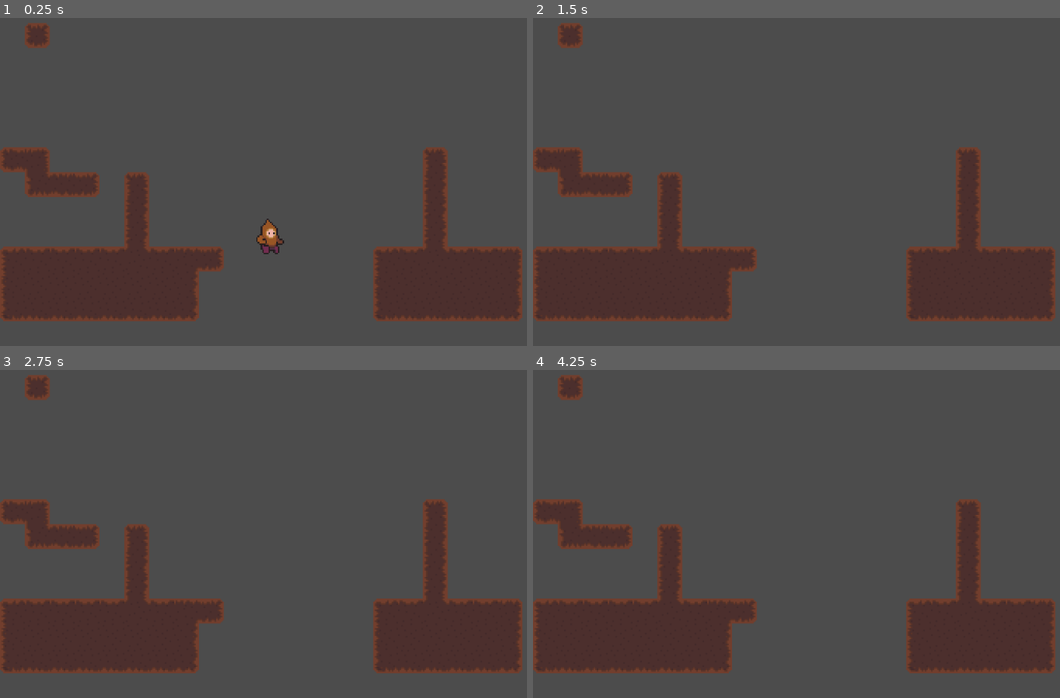
Above: before the commit, frames 1-4 (two rows, left to right).
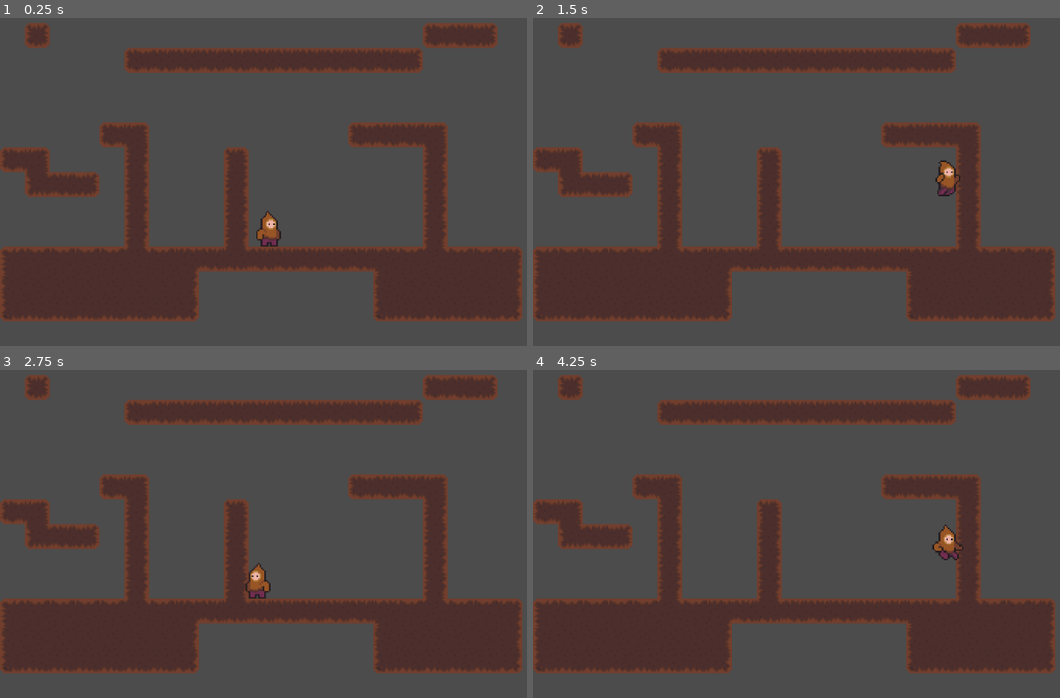
Above: after the commit, the same moments.

Repository: PaulStamas/Manlet
Game: Godot game, scene res://Main.tscn
Two runs of this game, one before a commit and one after it. Both use one fixed random seed, a clock stepped at 60 frames per second and the inputs below.
Inputs:
- Up to frame 1 (0.25 s): no input
- Up to frame 2 (1.5 s): hold Right (ui_right) from 0.53 s (still down); tap Up (ui_up) at 0.77 s
- Up to frame 3 (2.75 s): tap Up (ui_up) at 1.52 s; release Right (ui_right) at 2.03 s; hold Left (ui_left) from 2.03 s (still down)
- Up to frame 4 (4.25 s): release Left (ui_left) at 2.78 s; hold Right (ui_right) from 2.78 s (still down); tap Up (ui_up) at 3.02, 3.77 s

The runs differ from the first frame. In frame 1, 12% of the frame differs, in the area x 18-95%, y 1-78%; in frame 2, 12%; in frame 3, 12%; in frame 4, 12%.

Commit message:
fixed more swing collision glitches

Diff:
--- a/Manlet 0.1/Main.tscn
+++ b/Manlet 0.1/Main.tscn
@@ -12,5 +12,7 @@
 tile_set = ExtResource( 5 )
 cell_size = Vector2( 160, 160 )
 cell_custom_transform = Transform2D( 0, 0, 0, 0, 0, 0 )
+collision_layer = 3
+collision_mask = 3
 format = 1
-tile_data = PoolIntArray( 131073, 0, 65542, 458752, 0, 4, 458753, 0, 327681, 458769, 0, 3, 524289, 0, 393216, 524290, 0, 5, 524291, 0, 6, 524293, 0, 3, 524305, 0, 65539, 589829, 0, 65539, 589841, 0, 65539, 655365, 0, 65539, 655377, 0, 65539, 720896, 0, 0, 720897, 0, 1, 720898, 0, 1, 720899, 0, 1, 720900, 0, 1, 720901, 0, 393219, 720902, 0, 1, 720903, 0, 196610, 720904, 0, 6, 720911, 0, 0, 720912, 0, 1, 720913, 0, 393219, 72091 …(555 unchanged characters)…
+tile_data = PoolIntArray( 131073, 0, 65542, 131089, 0, 4, 131090, 0, 5, 131091, 0, 6, 196613, 0, 4, 196614, 0, 5, 196615, 0, 5, 196616, 0, 5, 196617, 0, 5, 196618, 0, 5, 196619, 0, 5, 196620, 0, 5, 196621, 0, 5, 196622, 0, 5, 196623, 0, 5, 196624, 0, 6, 393220, 0, 4, 393221, 0, 327681, 393230, 0, 4, 393231, 0, 5, 393232, 0, 5, 393233, 0, 327681, 458752, 0, 4, 458753, 0, 327681, 458757, 0, 65539, 458761, 0, 3, 458769, 0, 65539, 524289, 0, 393216, 524290, 0, 5, 524291, 0, 6, 524293, 0, 65539, 524297, 0, 65539, 524305, 0, 65539, 589829, 0, 65539, 589833, 0, 65539, 589841, 0, 65539, 655365, 0, 65539, 655369, 0, 65539, 655377, 0, 65539, 720896, 0, 0, 720897, 0, 1, 720898, 0, 1, 720899, 0, 1, 720900, 0, 1, 720901, 0, 393219, 720902, 0, 1, 720903, 0, 196610, 720904, 0, 5, 720905, 0, 262148, 720906, 0, 5, 720907, 0, 5, 720908, 0, 5, 720909, 0, 5, 720910, 0, 5, 720911, 0, 196609, 720912, 0, 1, 720913, 0, 393219, 72091 …(555 unchanged characters)…
--- a/Manlet 0.1/Manlet.gd
+++ b/Manlet 0.1/Manlet.gd
@@ -72,6 +72,7 @@
  #swing collision
 var swing_col_check = true
 var swing_colliding = false
+var swing_collider
 
 
 var animation_finished = false
@@ -273,8 +274,21 @@
 				set_state(FALL, delta)
 				set_state2(NONE)
 
-			elif is_on_floor():
-				set_state(IDLE, delta)
+			#if accelarating towards a wall while colliding
+			elif swing_colliding:
+				if $"Right Check".is_colliding():
+					print("Shit")
+					if position.x <= hook_shot.position.x:
+						set_state(FALL, delta)
+						set_state2(NONE)
+				if $"Left Check".is_colliding():
+					if position.x >= hook_shot.position.x:
+						set_state(FALL, delta)
+						set_state2(NONE)
+
+			elif get_node("Down Check").is_colliding():
+				set_state(FALL, delta)
+				set_state2(NONE)
 
 			elif input_up:
 				set_state(JUMP, delta)
@@ -370,8 +384,8 @@
 			player_dir = "left"
 			swing_vel += abs(swing_vel/175)
 
-	if swing_col_check:
-		if swing_colliding:
+	if swing_colliding:
+		if swing_col_check:
 			swing_vel *= -0.5
 			swing_col_check = false
 
@@ -473,6 +487,7 @@
 	if body.get_name() == "Manlet":
 		return
 	swing_colliding = true
+	swing_collider = body
 
 
 func _on_Swing_Check_body_exited(body):
@@ -481,3 +496,4 @@
 		return
 	swing_colliding = false
 	swing_col_check = true
+	swing_collider = null
--- a/Manlet 0.1/Manlet.tscn
+++ b/Manlet 0.1/Manlet.tscn
@@ -12,146 +12,147 @@
 
 [sub_resource type="AtlasTexture" id=1]
 flags = 4
+atlas = ExtResource( 1 )
+region = Rect2( 0, 0, 250, 250 )
+
+[sub_resource type="AtlasTexture" id=2]
+flags = 4
+atlas = ExtResource( 1 )
+region = Rect2( 250, 0, 250, 250 )
+
+[sub_resource type="AtlasTexture" id=3]
+flags = 4
+atlas = ExtResource( 1 )
+region = Rect2( 500, 0, 250, 250 )
+
+[sub_resource type="AtlasTexture" id=4]
+flags = 4
+atlas = ExtResource( 1 )
+region = Rect2( 750, 0, 250, 250 )
+
+[sub_resource type="AtlasTexture" id=5]
+flags = 4
+atlas = ExtResource( 1 )
+region = Rect2( 1000, 0, 250, 250 )
+
+[sub_resource type="AtlasTexture" id=6]
+flags = 4
+atlas = ExtResource( 1 )
+region = Rect2( 1250, 0, 250, 250 )
+
+[sub_resource type="AtlasTexture" id=7]
+flags = 4
+atlas = ExtResource( 1 )
+region = Rect2( 1500, 0, 250, 250 )
+
+[sub_resource type="AtlasTexture" id=8]
+flags = 4
+atlas = ExtResource( 1 )
+region = Rect2( 1750, 0, 250, 250 )
+
+[sub_resource type="AtlasTexture" id=9]
+flags = 4
+atlas = ExtResource( 5 )
+region = Rect2( 0, 0, 250, 250 )
+
+[sub_resource type="AtlasTexture" id=10]
+flags = 4
+atlas = ExtResource( 5 )
+region = Rect2( 500, 0, 250, 250 )
+
+[sub_resource type="AtlasTexture" id=11]
+flags = 4
+atlas = ExtResource( 2 )
+region = Rect2( 0, 0, 250, 250 )
+
+[sub_resource type="AtlasTexture" id=12]
+flags = 4
+atlas = ExtResource( 2 )
+region = Rect2( 250, 0, 250, 250 )
+
+[sub_resource type="AtlasTexture" id=13]
+flags = 4
+atlas = ExtResource( 2 )
+region = Rect2( 500, 0, 250, 250 )
+
+[sub_resource type="AtlasTexture" id=14]
+flags = 4
+atlas = ExtResource( 2 )
+region = Rect2( 750, 0, 250, 250 )
+
+[sub_resource type="AtlasTexture" id=15]
+flags = 4
+atlas = ExtResource( 2 )
+region = Rect2( 1000, 0, 250, 250 )
+
+[sub_resource type="AtlasTexture" id=16]
+flags = 4
+atlas = ExtResource( 2 )
+region = Rect2( 1250, 0, 250, 250 )
+
+[sub_resource type="AtlasTexture" id=17]
+flags = 4
 atlas = ExtResource( 4 )
 region = Rect2( 0, 0, 250, 250 )
 
-[sub_resource type="AtlasTexture" id=2]
+[sub_resource type="AtlasTexture" id=18]
 flags = 4
 atlas = ExtResource( 4 )
 region = Rect2( 250, 0, 250, 250 )
 
-[sub_resource type="AtlasTexture" id=3]
+[sub_resource type="AtlasTexture" id=19]
 flags = 4
 atlas = ExtResource( 4 )
 region = Rect2( 500, 0, 250, 250 )
 
-[sub_resource type="AtlasTexture" id=4]
+[sub_resource type="AtlasTexture" id=20]
 flags = 4
 atlas = ExtResource( 6 )
 region = Rect2( 0, 0, 250, 250 )
 
-[sub_resource type="AtlasTexture" id=5]
+[sub_resource type="AtlasTexture" id=21]
 flags = 4
 atlas = ExtResource( 6 )
 region = Rect2( 250, 0, 250, 250 )
 
-[sub_resource type="AtlasTexture" id=6]
+[sub_resource type="AtlasTexture" id=22]
 flags = 4
 atlas = ExtResource( 7 )
 region = Rect2( 0, 0, 250, 250 )
-
-[sub_resource type="AtlasTexture" id=7]
-flags = 4
-atlas = ExtResource( 1 )
-region = Rect2( 0, 0, 250, 250 )
-
-[sub_resource type="AtlasTexture" id=8]
-flags = 4
-atlas = ExtResource( 1 )
-region = Rect2( 250, 0, 250, 250 )
-
-[sub_resource type="AtlasTexture" id=9]
-flags = 4
-atlas = ExtResource( 1 )
-region = Rect2( 500, 0, 250, 250 )
-
-[sub_resource type="AtlasTexture" id=10]
-flags = 4
-atlas = ExtResource( 1 )
-region = Rect2( 750, 0, 250, 250 )
-
-[sub_resource type="AtlasTexture" id=11]
-flags = 4
-atlas = ExtResource( 1 )
-region = Rect2( 1000, 0, 250, 250 )
-
-[sub_resource type="AtlasTexture" id=12]
-flags = 4
-atlas = ExtResource( 1 )
-region = Rect2( 1250, 0, 250, 250 )
-
-[sub_resource type="AtlasTexture" id=13]
-flags = 4
-atlas = ExtResource( 1 )
-region = Rect2( 1500, 0, 250, 250 )
-
-[sub_resource type="AtlasTexture" id=14]
-flags = 4
-atlas = ExtResource( 1 )
-region = Rect2( 1750, 0, 250, 250 )
-
-[sub_resource type="AtlasTexture" id=15]
-flags = 4
-atlas = ExtResource( 5 )
-region = Rect2( 0, 0, 250, 250 )
-
-[sub_resource type="AtlasTexture" id=16]
-flags = 4
-atlas = ExtResource( 5 )
-region = Rect2( 500, 0, 250, 250 )
-
-[sub_resource type="AtlasTexture" id=17]
-flags = 4
-atlas = ExtResource( 2 )
-region = Rect2( 0, 0, 250, 250 )
-
-[sub_resource type="AtlasTexture" id=18]
-flags = 4
-atlas = ExtResource( 2 )
-region = Rect2( 250, 0, 250, 250 )
-
-[sub_resource type="AtlasTexture" id=19]
-flags = 4
-atlas = ExtResource( 2 )
-region = Rect2( 500, 0, 250, 250 )
-
-[sub_resource type="AtlasTexture" id=20]
-flags = 4
-atlas = ExtResource( 2 )
-region = Rect2( 750, 0, 250, 250 )
-
-[sub_resource type="AtlasTexture" id=21]
-flags = 4
-atlas = ExtResource( 2 )
-region = Rect2( 1000, 0, 250, 250 )
-
-[sub_resource type="AtlasTexture" id=22]
-flags = 4
-atlas = ExtResource( 2 )
-region = Rect2( 1250, 0, 250, 250 )
 
 [sub_resource type="SpriteFrames" id=23]
 animations = [ {
-"frames": [ SubResource( 1 ), SubResource( 2 ), SubResource( 3 ) ],
+"frames": [ SubResource( 1 ), SubResource( 2 ), SubResource( 3 ), SubResource( 4 ), SubResource( 5 ), SubResource( 6 ), SubResource( 7 ), SubResource( 8 ) ],
+"loop": true,
+"name": "Idle",
+"speed": 10.0
+}, {
+"frames": [ SubResource( 9 ), SubResource( 10 ) ],
+"loop": true,
+"name": "AirDown",
+"speed": 8.0
+}, {
+"frames": [ SubResource( 11 ), SubResource( 12 ), SubResource( 13 ), SubResource( 14 ), SubResource( 15 ), SubResource( 16 ) ],
+"loop": true,
+"name": "Running",
+"speed": 18.0
+}, {
+"frames": [ SubResource( 17 ), SubResource( 18 ), SubResource( 19 ) ],
 "loop": true,
 "name": "AirUp",
 "speed": 12.0
 }, {
-"frames": [ SubResource( 4 ), SubResource( 5 ), SubResource( 6 ) ],
+"frames": [ SubResource( 20 ), SubResource( 21 ), SubResource( 22 ) ],
 "loop": false,
 "name": "JumpStart",
 "speed": 40.0
-}, {
-"frames": [ SubResource( 7 ), SubResource( 8 ), SubResource( 9 ), SubResource( 10 ), SubResource( 11 ), SubResource( 12 ), SubResource( 13 ), SubResource( 14 ) ],
-"loop": true,
-"name": "Idle",
-"speed": 10.0
-}, {
-"frames": [ SubResource( 15 ), SubResource( 16 ) ],
-"loop": true,
-"name": "AirDown",
-"speed": 8.0
-}, {
-"frames": [ SubResource( 17 ), SubResource( 18 ), SubResource( 19 ), SubResource( 20 ), SubResource( 21 ), SubResource( 22 ) ],
-"loop": true,
-"name": "Running",
-"speed": 18.0
 } ]
 
-[sub_resource type="RectangleShape2D" id=25]
+[sub_resource type="RectangleShape2D" id=24]
 extents = Vector2( 28, 30 )
 
-[sub_resource type="TileSet" id=24]
+[sub_resource type="TileSet" id=25]
+resource_local_to_scene = true
 0/name = "RopeSegment"
 0/texture = ExtResource( 9 )
 0/tex_offset = Vector2( 0, 0 )
@@ -177,7 +178,6 @@
 scale = Vector2( 0.25, 0.25 )
 frames = SubResource( 23 )
 animation = "AirDown"
-frame = 1
 playing = true
 
 [node name="CollisionPolygon2D" type="CollisionPolygon2D" parent="Manlet"]
@@ -190,24 +190,30 @@
 [node name="Swing Check" type="Area2D" parent="Manlet"]
 
 [node name="CollisionShape2D" type="CollisionShape2D" parent="Manlet/Swing Check"]
-shape = SubResource( 25 )
+shape = SubResource( 24 )
 
 [node name="Left Check" type="RayCast2D" parent="Manlet"]
 enabled = true
-cast_to = Vector2( -50, 0 )
+cast_to = Vector2( -30, 0 )
 
 [node name="Right Check" type="RayCast2D" parent="Manlet"]
 enabled = true
-cast_to = Vector2( 50, 0 )
+cast_to = Vector2( 30, 0 )
 
 [node name="Up Check" type="RayCast2D" parent="Manlet"]
 enabled = true
-cast_to = Vector2( 0, -50 )
+cast_to = Vector2( 0, -30 )
+
+[node name="Down Check" type="RayCast2D" parent="Manlet"]
+enabled = true
+cast_to = Vector2( 0, 30 )
 
 [node name="Rope" type="TileMap" parent="."]
 scale = Vector2( 0.25, 0.25 )
-tile_set = SubResource( 24 )
+tile_set = SubResource( 25 )
 cell_size = Vector2( 10, 10 )
+collision_layer = 2
+collision_mask = 2
 format = 1
 script = ExtResource( 8 )
 [connection signal="animation_finished" from="Manlet/AnimatedSprite" to="Manlet" method="_on_AnimatedSprite_animation_finished"]
